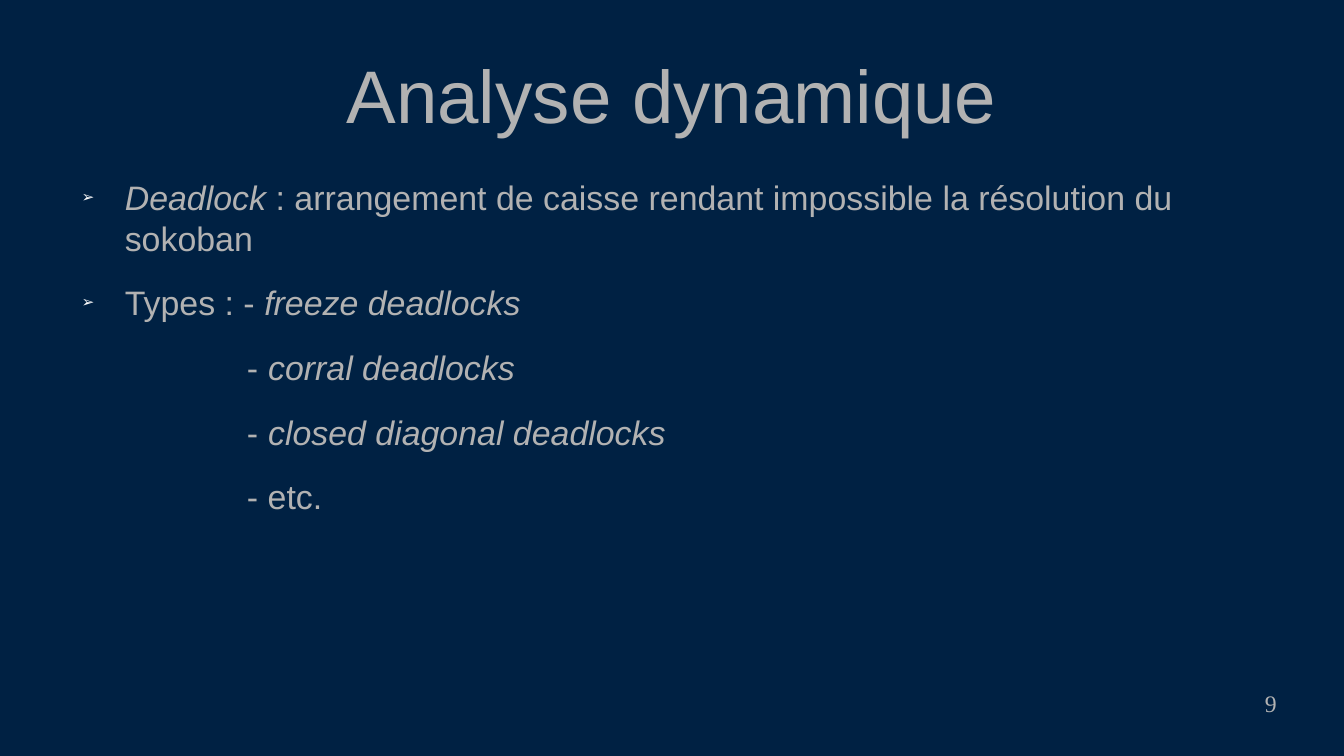
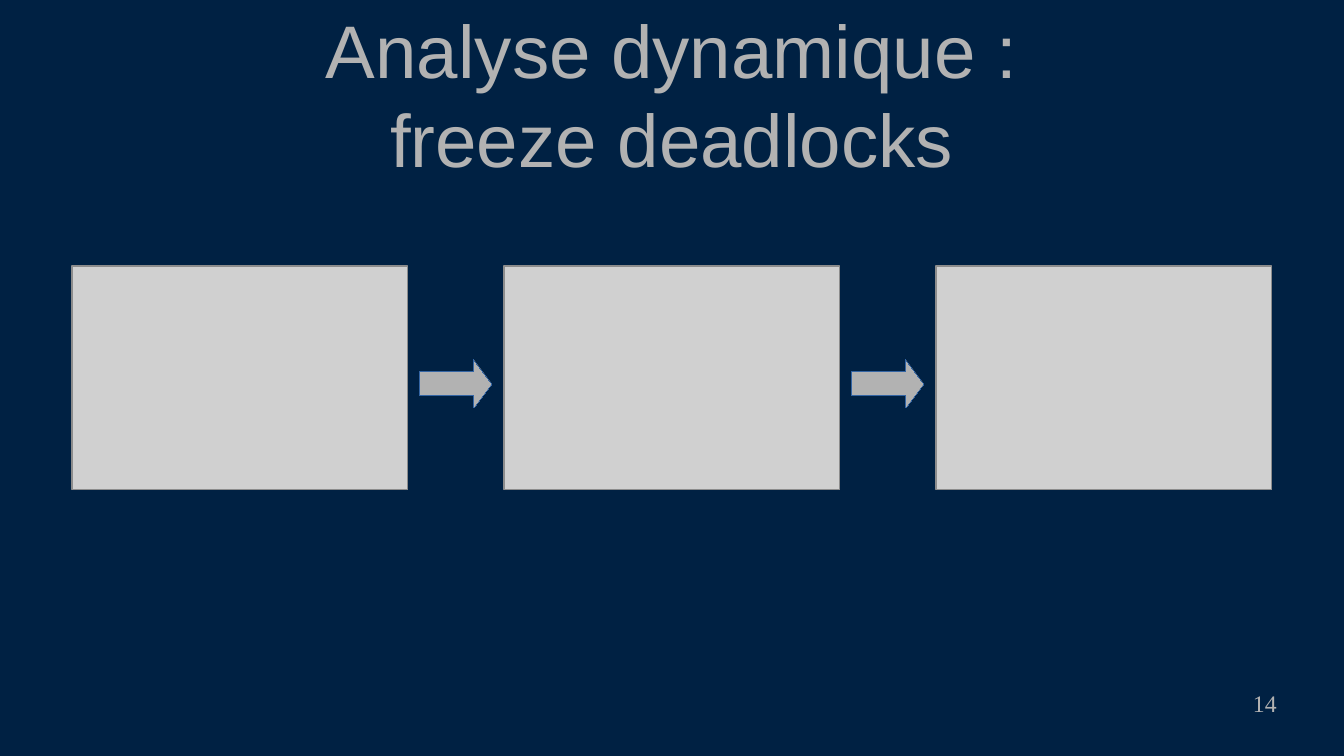
Before and after one commit to PoulpoGaz/sokoshell, a slide deck: slide 14 of documents/presentation.odp (slide 9 before the commit). Drawn at 1344x756 pixels with LibreOffice and Linux fonts; fonts in the diff are those of the drawing; grey boxes stand for pictures. Boxes give left, top, right and bottom in pixels: in the first picture for what was removed or moved away, otherwise in the second. Text is boxed around its words. In the diff, an @@ line names an element or a change of style, - is before the commit and + after.

Commit message:
add freeze deadlock, tunnel, rooms to presentation

```diff
--- a/documents/presentation.odp
+++ b/documents/presentation.odp
@@ title at [326,24,975,168]: text changed @@
-Analyse dynamique
+Analyse dynamique :
+freeze deadlocks
@@ text removed at [125,185,1173,510] @@
-➢ Deadlock : arrangement de caisse rendant impossible la résolution du sokoban
-➢ Types : - freeze deadlocks
-- corral deadlocks
-- closed diagonal deadlocks
-- etc.
@@ picture added at [72,266,409,489] @@
@@ picture added at [504,266,840,489] @@
@@ picture added at [937,266,1273,489] @@
@@ right arrow added at [420,360,491,407], fill #B2B2B2, outline #3465A4 0 pt @@
@@ right arrow added at [853,360,924,407], fill #B2B2B2, outline #3465A4 0 pt @@
@@ page number at [1253,696,1277,712]: text changed @@
-9
+14
```
Also in this commit, not shown: 5 slides added, 3 slides removed, 21 other files.
